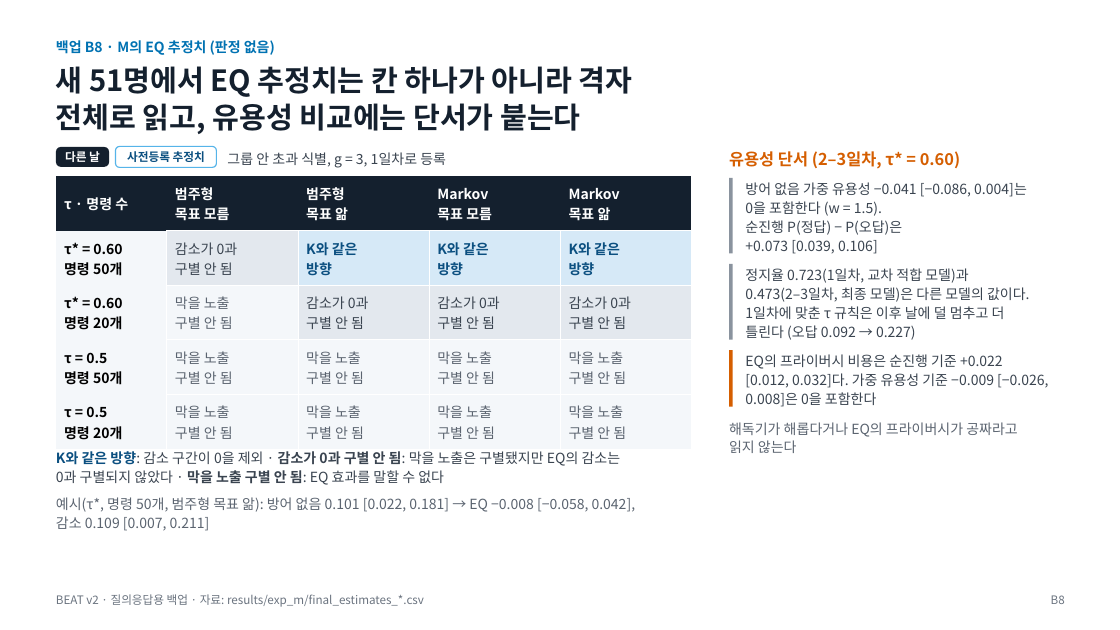
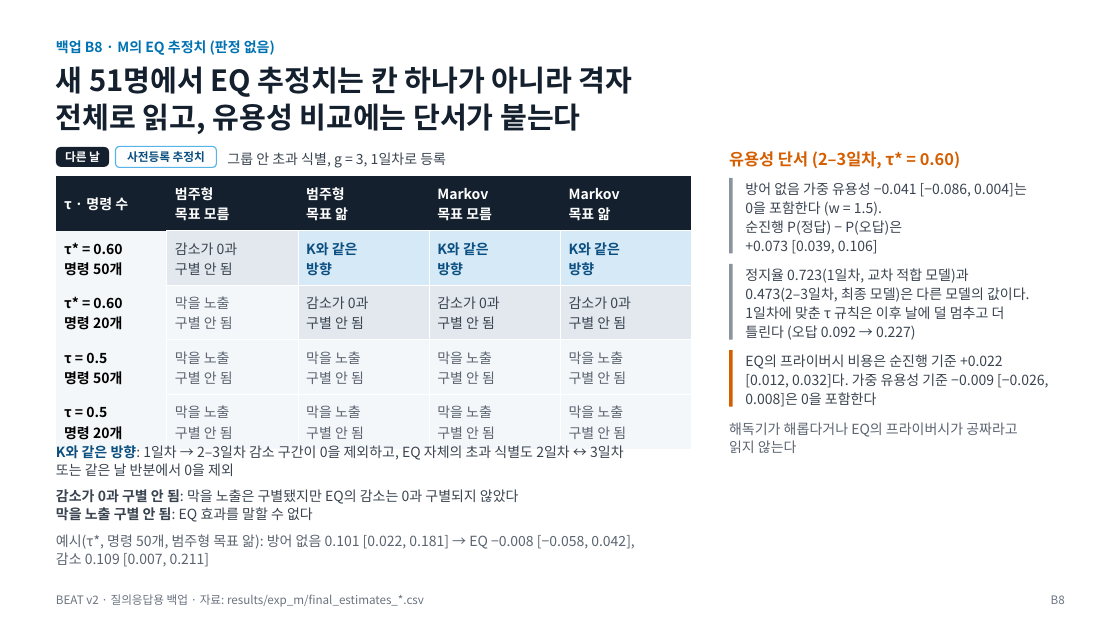
Before and after one commit to gigalove6783-pixel/beat-eeg-privacy, a slide deck: slide 21 of presentation/BEAT_v2_talk.pptx. Drawn at 1120x630 pixels with LibreOffice and Linux fonts; fonts in the diff are those of the drawing. Boxes give left, top, right and bottom in pixels: in the first picture for what was removed or moved away, otherwise in the second. Text is boxed around its words. In the diff, an @@ line names an element or a change of style, - is before the commit and + after.

```diff
--- a/presentation/BEAT_v2_talk.pptx
+++ b/presentation/BEAT_v2_talk.pptx
@@ text added at (56,445,623,476), 12 pt, text #3A4450 @@
+K와 같은 방향: 1일차 → 2–3일차 감소 구간이 0을 제외하고, EQ 자체의 초과 식별도 2일차 ↔ 3일차
+또는 같은 날 반분에서 0을 제외
@@ text at (56,489,519,522): text changed @@
-K와 같은 방향: 감소 구간이 0을 제외 · 감소가 0과 구별 안 됨: 막을 노출은 구별됐지만 EQ의 감소는
-0과 구별되지 않았다 · 막을 노출 구별 안 됨: EQ 효과를 말할 수 없다
+감소가 0과 구별 안 됨: 막을 노출은 구별됐지만 EQ의 감소는 0과 구별되지 않았다
+막을 노출 구별 안 됨: EQ 효과를 말할 수 없다
@@ text "예시(τ*, 명령 50개, 범주형 목표 ...": place and size @@
-text "예시(τ*, 명령 50개, 범주형 목표 ..." at (56,497,636,531)
+text "예시(τ*, 명령 50개, 범주형 목표 ..." at (56,534,635,567)
@@ text "예시(τ*, 명령 50개, 범주형 목표 ..." at (56,534,635,567): line spacing 1.12 to 1.08 @@
```
Also in this commit, not shown: 5 other slides changed, 11 other files.
